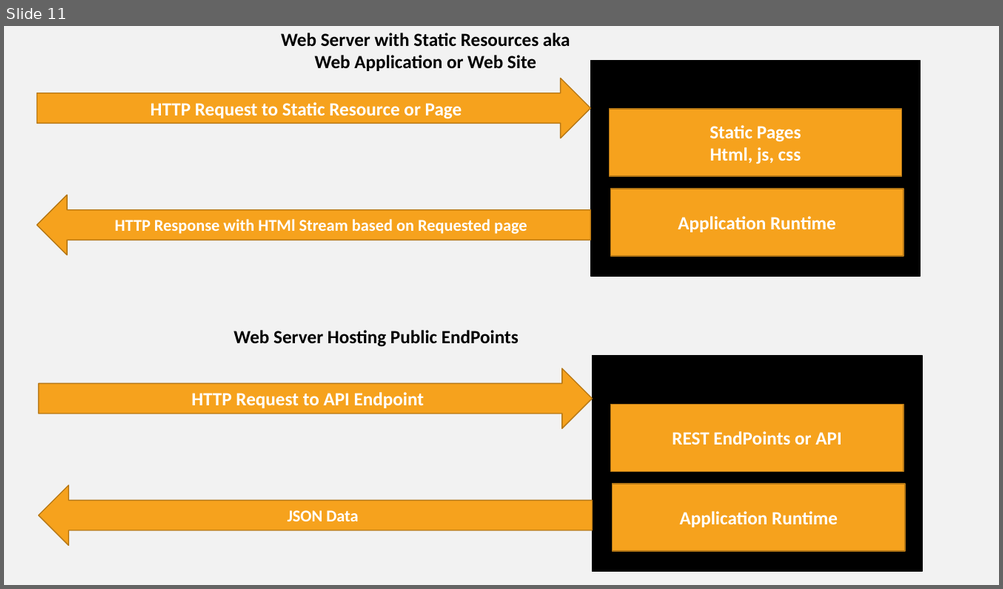
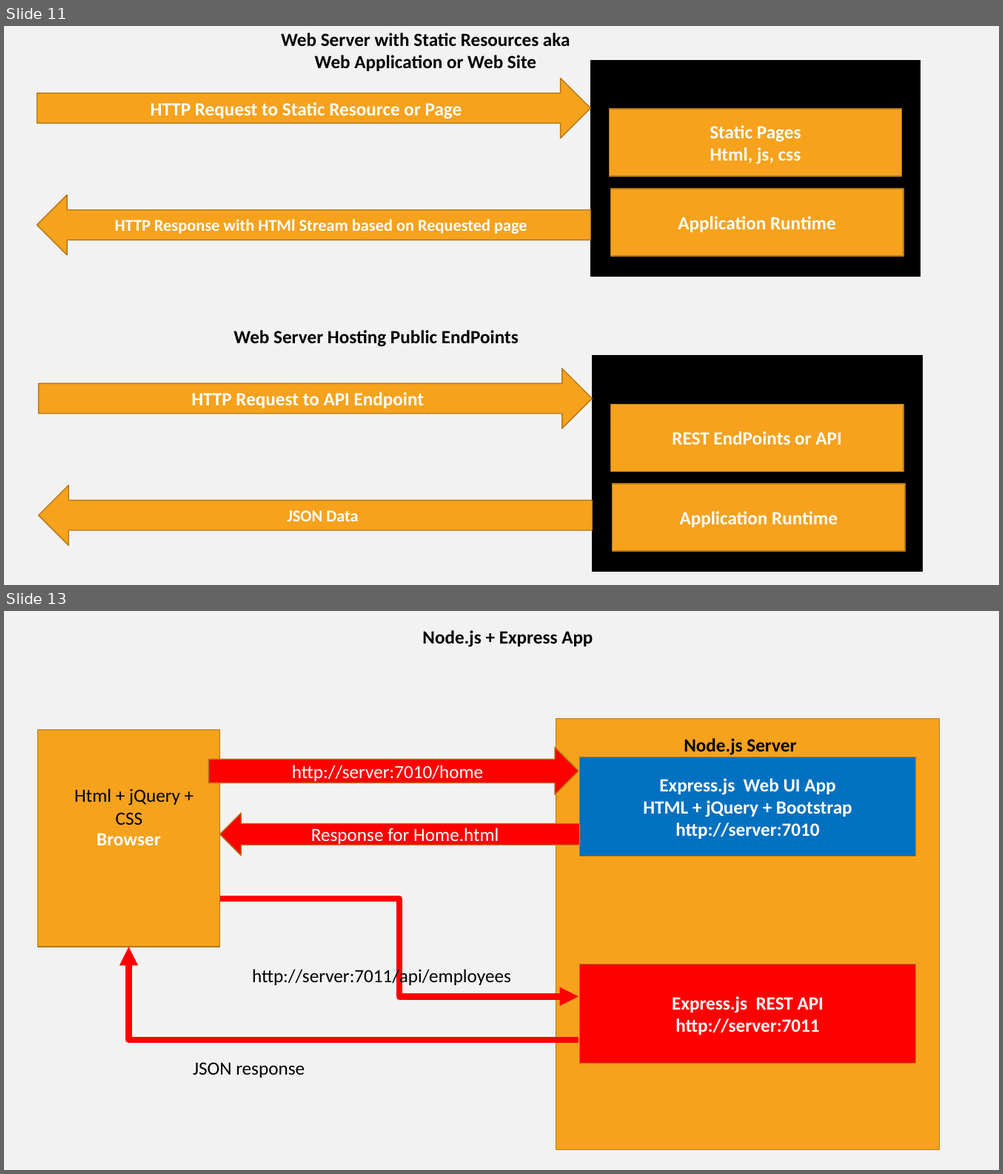
Before and after one commit to Vanshika3003/blazeclan_training, a slide deck: training_images.pptx. Shown one above the other, each under a label of ours: slide 11 before the commit, slides 11 and 13 after it; the slides between them are not shown. The pictures are 1003x589 and 1003x1174 pixels, drawn with LibreOffice and Linux fonts; fonts in the diff are those of the drawing. Boxes give left, top, right and bottom in pixels: in the first picture for what was removed or moved away, otherwise in the second. Text is boxed around its words. In the diff, an @@ line names an element or a change of style, - is before the commit and + after.

```diff
--- a/training_images.pptx
+++ b/training_images.pptx
@@ slide 13 added at (4,611,999,1170), background #F2F2F2 @@
@@ text added at (422,630,592,647), 18 pt, text #000000, bold @@
+Node.js + Express App
@@ rectangle added at (556,718,939,1150), fill #F6A21D, outline #B67815 1 pt @@
@@ rectangle added at (37,729,219,947), fill #F6A21D, outline #B67815 1 pt, 18 pt, text #FFFFFF, bold @@
+Browser
@@ text added at (683,738,796,755), 18 pt, text #000000, bold @@
+Node.js Server
@@ right arrow added at (208,748,578,795), fill #FF0000, outline #B67815 1 pt, 18 pt, text #FFFFFF @@
+http://server:7010/home
@@ rectangle added at (580,758,916,857), fill #0070C0, outline #B67815 1 pt, 18 pt, text #FFFFFF, bold @@
+Express.js Web UI App
+HTML + jQuery + Bootstrap
+http://server:7010
@@ text added at (74,789,180,825), 18 pt, text #000000 @@
+Html + jQuery + CSS
@@ left arrow added at (219,813,579,856), fill #FF0000, outline #B67815 1 pt, 18 pt, text #FFFFFF @@
+Response for Home.html
@@ elbow arrow added from (219, 899) to (578, 997), #FF0000 6 pt @@
@@ elbow arrow added from (578, 1040) to (128, 948), #FF0000 6 pt @@
@@ rectangle added at (580,965,916,1064), fill #FF0000, outline #B67815 1 pt, 18 pt, text #FFFFFF, bold @@
+Express.js REST API
+http://server:7011
@@ text added at (252,967,511,987), 18 pt, text #000000 @@
+http://server:7011/api/employees
@@ text added at (193,1062,304,1078), 18 pt, text #000000 @@
+JSON response
```
Also in this commit, not shown: 1 other slide added, 4 other files.
